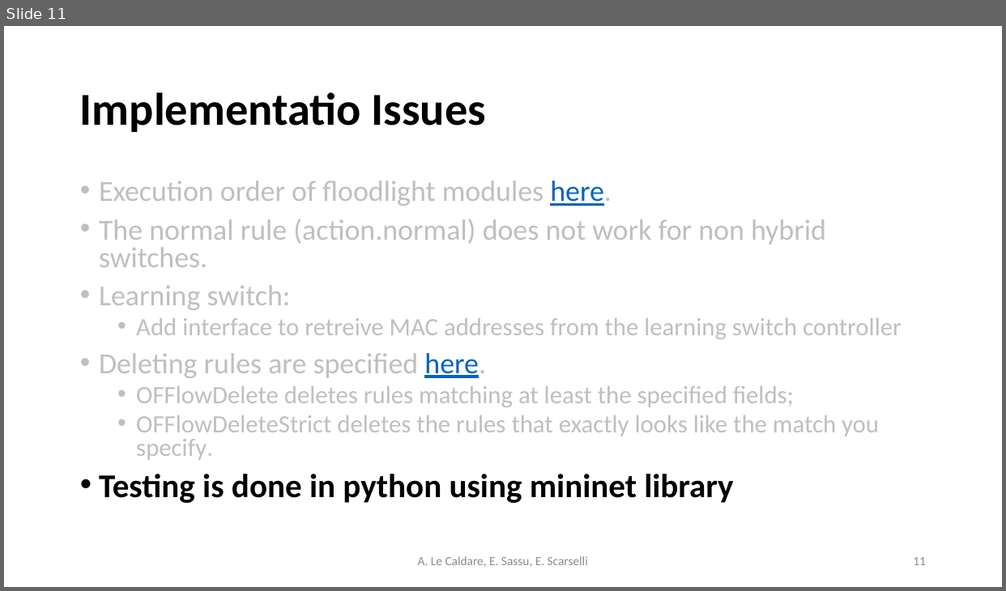
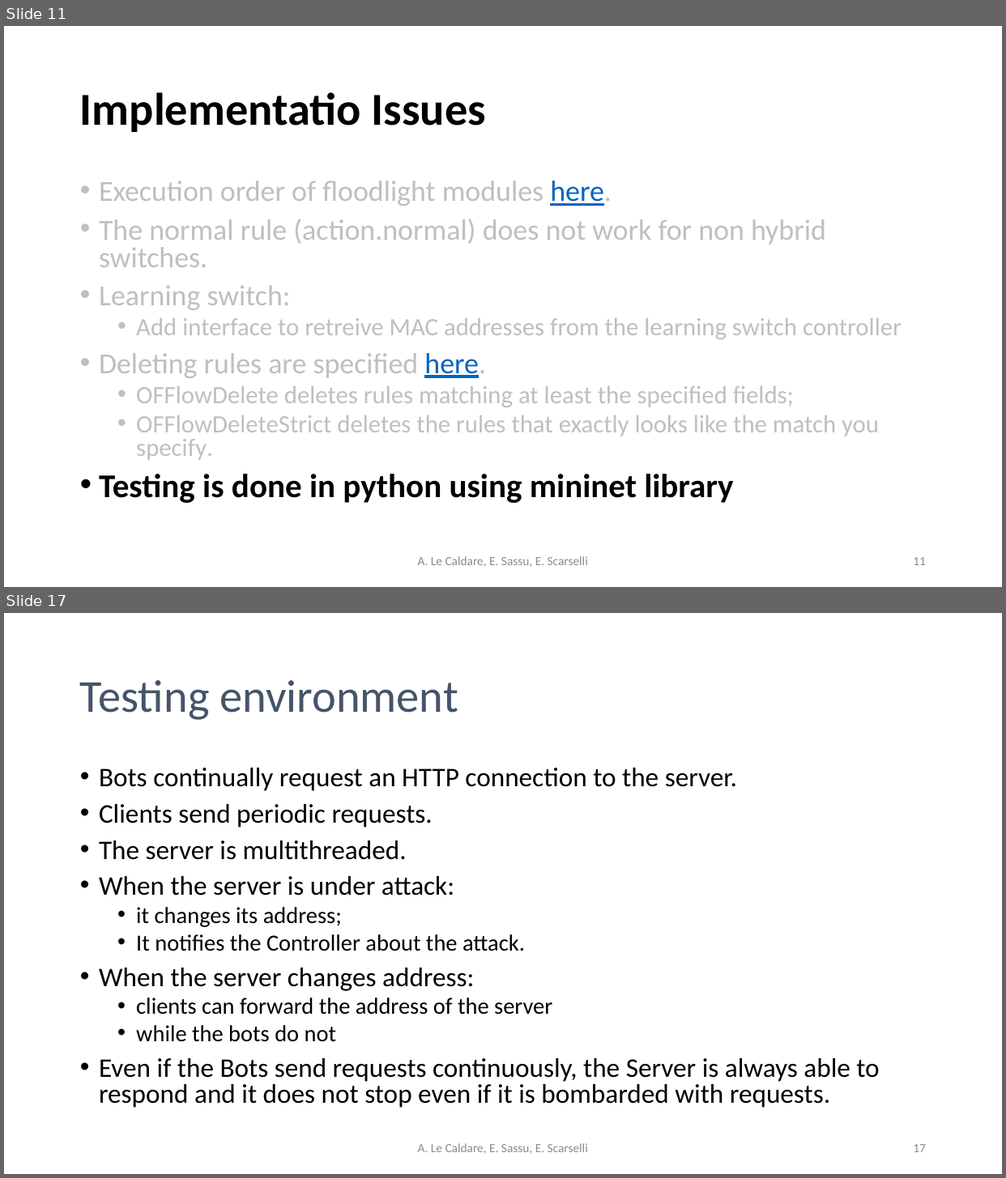
Before and after one commit to psoftware/ddosdefence-floodlight-controller, a slide deck: Docs/DDoSDefence.pptx. Shown one above the other, each under a label of ours: slide 11 before the commit, slides 11 and 17 after it; the slides between them are not shown. The pictures are 1006x591 and 1006x1178 pixels, drawn with LibreOffice and Linux fonts; fonts in the diff are those of the drawing. Boxes give left, top, right and bottom in pixels: in the first picture for what was removed or moved away, otherwise in the second. Text is boxed around its words. In the diff, an @@ line names an element or a change of style, - is before the commit and + after.

```diff
--- a/Docs/DDoSDefence.pptx
+++ b/Docs/DDoSDefence.pptx
@@ slide 17 added at <box>4,613,1002,1174</box>, background #FFFFFF @@
@@ title added at <box>80,680,458,720</box>, 44 pt, text #44546A @@
+Testing environment
@@ text added at <box>99,768,879,1108</box>, 25.9 pt, text #000000 @@
+• Bots continually request an HTTP connection to the server.
+• Clients send periodic requests.
+• The server is multithreaded.
+• When the server is under attack:
+  • it changes its address;
+  • It notifies the Controller about the attack.
+• When the server changes address:
+  • clients can forward the address of the server
+  • while the bots do not
+• Even if the Bots send requests continuously, the Server is always able to respond and it does not stop even if it is bombarded with requests.
@@ text added at <box>418,1144,588,1154</box>, 12 pt, text #8C8C8C @@
+A. Le Caldare, E. Sassu, E. Scarselli
@@ page number added at <box>913,1144,926,1152</box>, 12 pt, text #8C8C8C @@
+17
```
Also in this commit, not shown: 1 slide changed, 4 other slides added, 1 slide removed.
